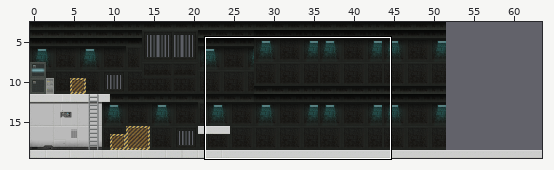
One commit to this Tiled map: assets/tilemaps/level1.tmx. Above, an overview of the earlier version with the close-up marked.
Close-up. Old version:
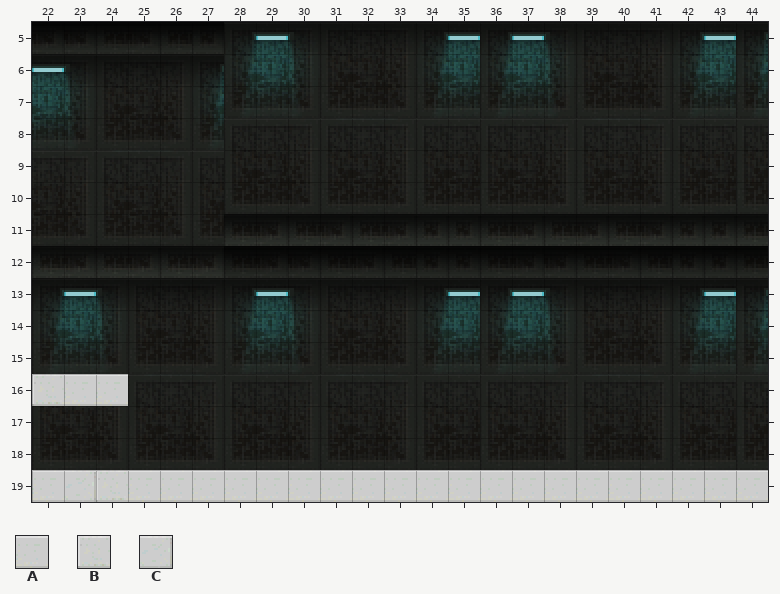
Cells are 32x32 px. Shown: x 22..44, y 5..19.
Key: from "tiles": A 210, B 215, C 219.
_ is an empty cell.
Layers that did not change in this view are not listed.
Layer "world" before, first column x 22:
 5 _______________________
 6 _______________________
 7 _______________________
 8 _______________________
 9 _______________________
10 _______________________
11 _______________________
12 _______________________
13 _______________________
14 _______________________
15 _______________________
16 BAA____________________
17 _______________________
18 _______________________
19 ACBAAAAAAAAAAAAAAAAAAAA
Now the later version:
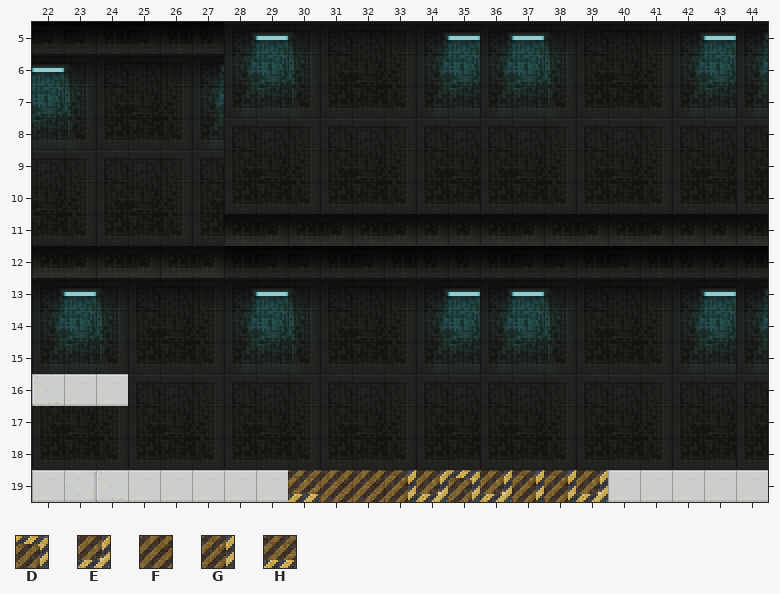
Further tiles: from "tiles": D 146, E 181, F 334, G 335, H 369.
Tiles of an added or newly shown layer are drawn over the layers below it.
Diff:
Layer "world":
y 19: x 30..39 AAAAAAAAAA -> __________
Layer "lava" (added):
y 19: x 30..39 __________ -> HFFGEDEGGE
Where, in picture pixels (left, top, right, bottom), the same in both close-ups:
changed: (288, 470, 608, 502)
